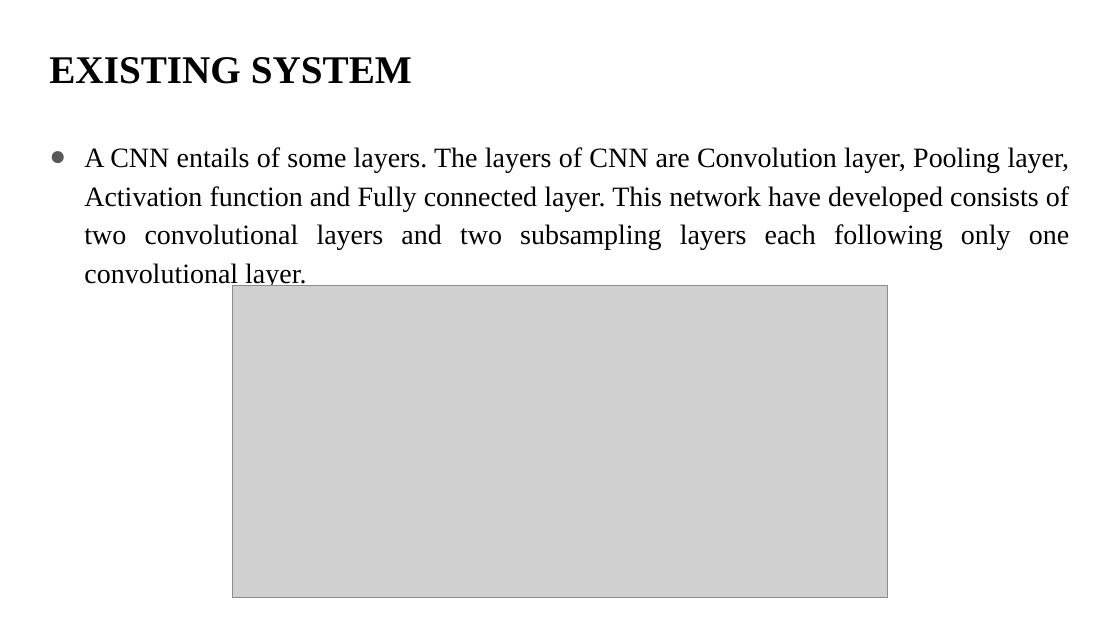
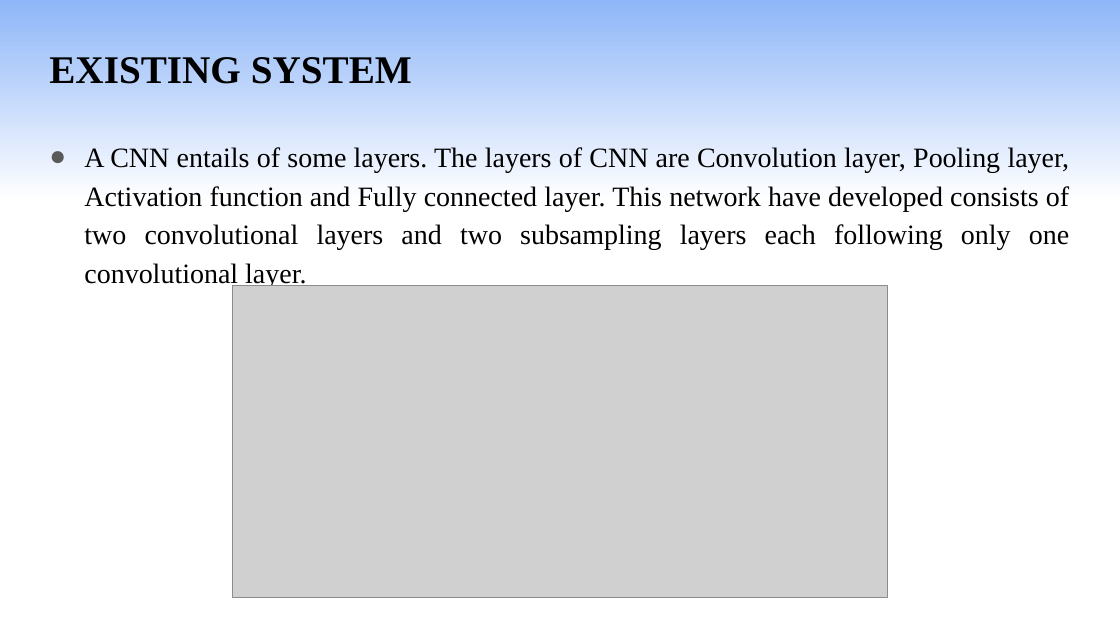
Before and after one commit to balajivijay-tech/project-blindly, a slide deck: slide 6 of presentation 1/POTHOLE DETECTION FOR VISUALLY IMPAIRED USING YOLO V1.pptx. Drawn at 1120x630 pixels with LibreOffice and Linux fonts; fonts in the diff are those of the drawing; grey boxes stand for pictures. Boxes give left, top, right and bottom in pixels: in the first picture for what was removed or moved away, otherwise in the second. Text is boxed around its words. In the diff, an @@ line names an element or a change of style, - is before the commit and + after.

```diff
--- a/presentation 1/POTHOLE DETECTION FOR VISUALLY IMPAIRED USING YOLO V1.pptx
+++ b/presentation 1/POTHOLE DETECTION FOR VISUALLY IMPAIRED USING YOLO V1.pptx
@@ background #FFFFFF to gradient #8EB6F8 to #FFFFFF @@
```
Also in this commit, not shown: 13 other slides changed, 1 slide added, 2 slides removed.
